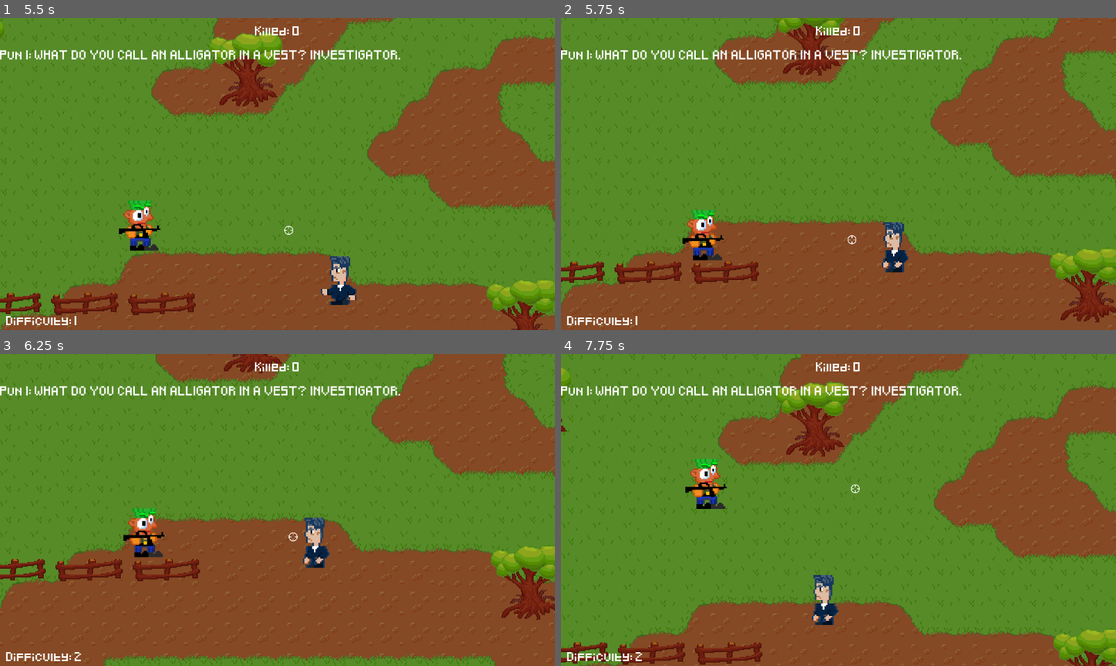
Above: before the commit, frames 1-4 (two rows, left to right).
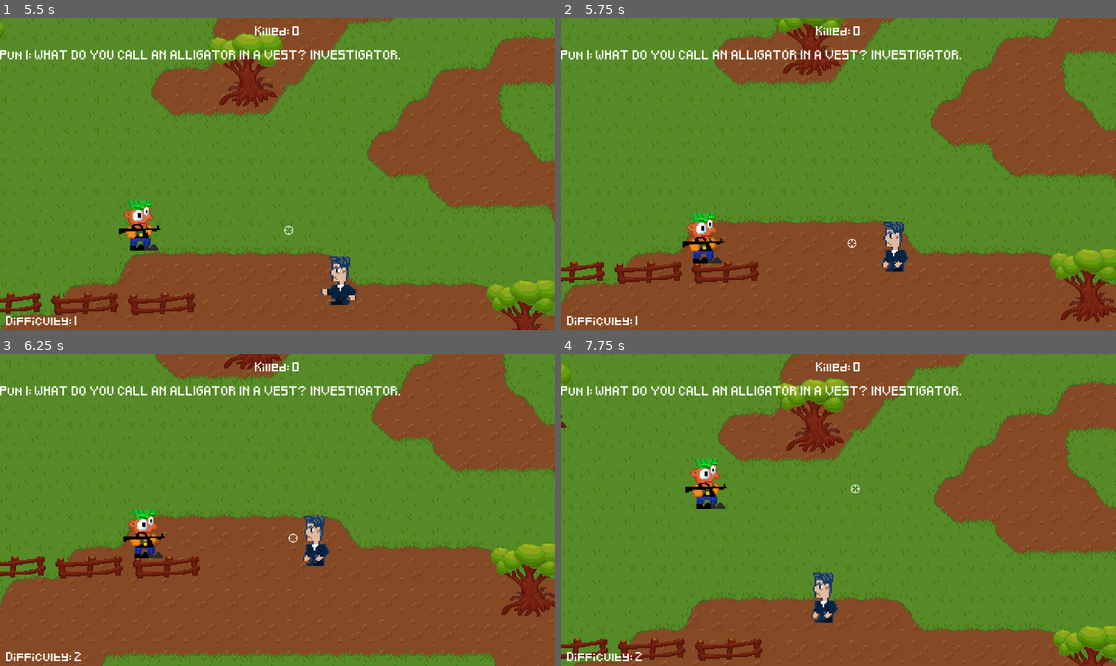
Above: after the commit, the same moments.

Repository: Fjonan/PeterPun
Game: Godot game, scene res://scenes/main.tscn
Same seed, same stepped clock (60 frames per second), same inputs: the game is played once before the commit and once after it.
Inputs (mouse positions are in pixels of both pictures, inside the frame that each line leads up to):
- Up to frame 1 (5.5 s): tap Enter (ui_accept) at 0.5, 0.77, 3.77 s; move the mouse to (399, 158) at 0.52 s; hold Right (ui_right) 0.53-1.25 s; hold F 0.53-1.25 s; click (399, 158) at 0.67 s; drag from (166, 189) to (249, 236) at 1.27 s; move the mouse to (333, 105) at 2.02 s; hold Right (ui_right) 2.03-2.75 s; hold F 2.03-2.75 s; drag from (249, 236) to (111, 127) at 2.77 s; move the mouse to (444, 220) at 3.52 s; hold Left (ui_left) 3.53-4.25 s; hold F 3.53-4.25 s; drag from (111, 127) to (194, 96) at 4.27 s; move the mouse to (305, 174) at 5.02 s; hold Down (ui_down) from 5.03 s (still down); hold F from 5.03 s (still down); click (305, 174) at 5.17 s
- Up to frame 2 (5.75 s): keep holding Down (ui_down); keep holding F
- Up to frame 3 (6.25 s): release Down (ui_down) at 5.75 s; release F at 5.75 s; drag from (194, 432) to (166, 525) at 5.77 s
- Up to frame 4 (7.75 s): move the mouse to (960, 494) at 6.52 s; hold Up (ui_up) 6.53-7.25 s; hold F 6.53-7.25 s; tap Enter (ui_accept) at 6.77 s; drag from (727, 525) to (810, 572) at 7.27 s

Frame 1 is identical in both runs. In frame 2, 0.8% of the frame differs, in the area x 21-63%, y 61-82%; in frame 3, 9.4%; in frame 4, 10%, in the area x 0-100%, y 0-100%.

Commit message:
bullet spawn fix

Diff:
--- a/scenes/enemy.tscn
+++ b/scenes/enemy.tscn
@@ -94,7 +94,7 @@
 }]
 
 [sub_resource type="RectangleShape2D" id="2"]
-size = Vector2(15, 47)
+size = Vector2(26, 52)
 
 [node name="Enemy" type="CharacterBody2D"]
 script = ExtResource("3")
@@ -120,5 +120,5 @@
 scroll_active = false
 
 [node name="CollisionShape2D" type="CollisionShape2D" parent="."]
-position = Vector2(-0.5, 1.5)
+position = Vector2(4.76837e-07, 9.53674e-07)
 shape = SubResource("2")
--- a/scenes/main.tscn
+++ b/scenes/main.tscn
@@ -44,6 +44,8 @@
 position = Vector2(-1845, -1211)
 
 [node name="EnemyContainer" type="Node2D" parent="."]
+
+[node name="PickupContainer" type="Node" parent="."]
 
 [node name="SpawnTimer" type="Timer" parent="."]
 
--- a/scenes/player.tscn
+++ b/scenes/player.tscn
@@ -182,11 +182,12 @@
 "speed": 4.0
 }]
 
-[sub_resource type="CapsuleShape2D" id="CapsuleShape2D_hp6tl"]
-radius = 45.5446
-height = 114.851
+[sub_resource type="RectangleShape2D" id="RectangleShape2D_5t3tj"]
+size = Vector2(63.3663, 99.0099)
 
 [node name="Player" type="Node2D"]
+z_index = 2
+z_as_relative = false
 
 [node name="PhantomCamera2D" type="Node2D" parent="."]
 position = Vector2(1.4013e-45, 1.4013e-45)
@@ -223,9 +224,9 @@
 animation = &"right"
 
 [node name="CollisionShape2D" type="CollisionShape2D" parent="CharacterBody2D"]
-position = Vector2(0, 1)
+position = Vector2(-1, 1)
 scale = Vector2(0.505, 0.505)
-shape = SubResource("CapsuleShape2D_hp6tl")
+shape = SubResource("RectangleShape2D_5t3tj")
 
 [node name="Weapon" parent="CharacterBody2D" instance=ExtResource("5_j5fpl")]
 visible = false
--- a/scripts/BulletManager.gd
+++ b/scripts/BulletManager.gd
@@ -8,9 +8,8 @@
 	GlobalSignals.connect("bullet_fired", Callable(self, "_on_bullet_fired"))
 
 # Called when the node enters the scene tree for the first time.
-func _on_bullet_fired(transform, position, direction, damage):
+func _on_bullet_fired(origin, direction, damage):
 	print("Fired from manager")
 	var bullet = Bullet.instantiate()
 	add_child(bullet)
-	bullet.transform = transform
-	bullet.spawn_Bullet(position, direction, damage)
+	bullet.spawn_Bullet(origin, direction, damage)
--- a/scripts/bullet.gd
+++ b/scripts/bullet.gd
@@ -15,13 +15,12 @@
 		var velocity = direction * speed
 		global_position += velocity
 
-func spawn_Bullet(origin: Vector2, direction: Vector2, damage: int):
+func spawn_Bullet(origin: Transform2D, direction: Vector2, damage: int):
+	transform = origin
 	self.damage = damage
+	self.direction = direction
+	rotation = direction.angle()
 
-	if (direction.x == 0 && direction.y == 0): #idle
-		direction = Vector2(-1,0)
-	self.direction = (origin - direction).normalized()
-	rotation = direction.angle()
 
 func _on_Bullet_body_entered(body: Node) -> void:
 	if body.has_method("handle_hit"):
--- a/scripts/globalSignals.gd
+++ b/scripts/globalSignals.gd
@@ -2,7 +2,7 @@
 
 
 signal difficulty_increased(new_difficulty)
-signal bullet_fired(bullet, transform, postion, direction)
+signal bullet_fired(origin, direction, damage)
 signal shoot()
 signal hit()
 signal bullet_impacted(postion, direction)
--- a/scripts/main.gd
+++ b/scripts/main.gd
@@ -14,7 +14,6 @@
 @onready var difficulty_value = $CanvasLayer/VBoxContainer/BottomRow/HBoxContainer/DifficultyValue
 @onready var killed_value = $CanvasLayer/VBoxContainer/TopRow2/TopRow/EnemiesKilledValue
 @onready var game_over_screen = $CanvasLayer/GameOverScreen
-
 
 var active_pun = null
 var current_letter_index: int = -1
@@ -55,7 +54,6 @@
 		print("incorrectly typed %s instead of %s" % [key_typed, next_character])
 
 
-
 func _unhandled_input(event: InputEvent) -> void:
 	if event is InputEventKey and event.is_pressed() and not event.is_echo():
 		var typed_event = event as InputEventKey
@@ -66,10 +64,8 @@
 		else:
 			player_typed(key_typed)
 
-
 func _on_SpawnTimer_timeout() -> void:
 	spawn_enemy()
-
 
 func spawn_enemy():
 	var enemy_instance = Enemy.instantiate()
@@ -79,7 +75,6 @@
 	enemy_container.add_child(enemy_instance)
 	enemy_instance.set_difficulty(difficulty)
 
-
 func _on_DifficultyTimer_timeout() -> void:
 	difficulty += 1
 	GlobalSignals.emit_signal("difficulty_increased", difficulty)
@@ -87,7 +82,6 @@
 	var new_wait_time = spawn_timer.wait_time - 0.2
 	spawn_timer.wait_time = clamp(new_wait_time, 1, spawn_timer.wait_time)
 	difficulty_value.text = str(difficulty)
-
 
 func game_over():
 	game_over_screen.show()
@@ -100,7 +94,6 @@
 
 	for enemy in enemy_container.get_children():
 		enemy.queue_free()
-
 
 func start_game():
 	pun1.init_prompt()
--- a/scripts/weaponManager.gd
+++ b/scripts/weaponManager.gd
@@ -5,29 +5,18 @@
 
 var weapons = []
 
-# Called when the node enters the scene tree for the first time.
 func _ready():
 	GlobalSignals.connect("shoot", Callable(self, "shoot"))
 	weapons = get_children()
 
-# Called every frame. 'delta' is the elapsed time since the previous frame.
 func _process(delta):
 	updateWeapon()
 
 func shoot():
 	GlobalSignals.emit_signal("camera_shake")
-	var direction = Input.get_vector("aim_left", "aim_right", "aim_up", "aim_down")
-	var position = Vector2(Input.get_action_strength("aim_right") - Input.get_action_strength("aim_left"), Input.get_action_strength("aim_down") - Input.get_action_strength("aim_up")).normalized() * muzzle_radius
-	GlobalSignals.emit_signal("bullet_fired", current_weapon.get_node("Muzzle").global_transform, position, direction, current_weapon.damage)
+	GlobalSignals.emit_signal("bullet_fired", current_weapon.get_node("Muzzle").global_transform, current_weapon.global_transform.basis_xform(Vector2.RIGHT), current_weapon.damage)
 
 func updateWeapon():
-	#var leftRight = Input.get_action_strength("aim_right") - Input.get_action_strength("aim_left")
-	#var upDown = Input.get_action_strength("aim_down") - Input.get_action_strength("aim_up")
-
-	#var position = Vector2(leftRight, upDown).normalized() * muzzle_radius
-	#var updated_rotation = current_weapon.position.direction_to(position).angle()
-	#current_weapon.rotation = updated_rotation
-
 	var aim_dir = Vector2(Input.get_axis("aim_left", "aim_right"), Input.get_axis("aim_up", "aim_down")) * muzzle_radius
 	if aim_dir != Vector2.ZERO:
-		current_weapon.rotation = lerp_angle(current_weapon.rotation, aim_dir.angle(), 0.01)
+		current_weapon.rotation = lerp_angle(current_weapon.rotation, aim_dir.angle(), 0.0025)
